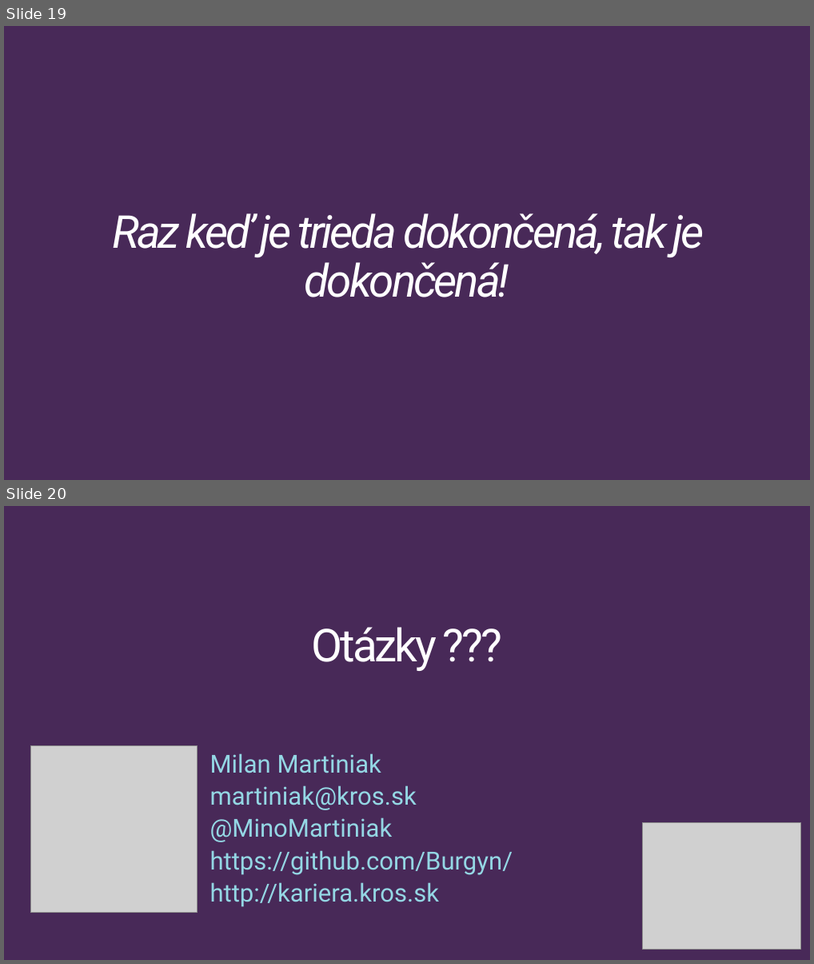
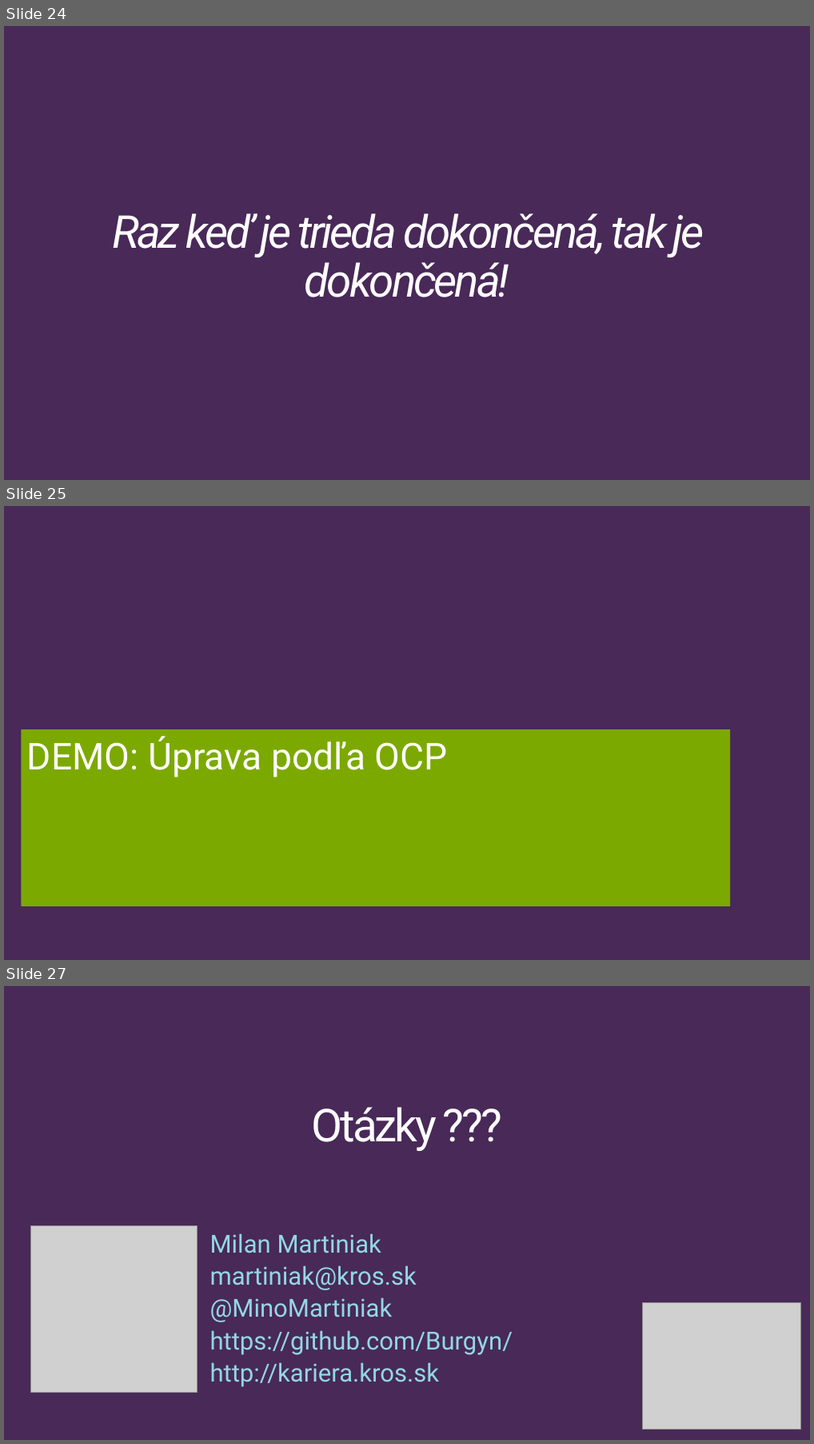
Before and after one commit to Burgyn/SOLID-Principles, a slide deck: SOLIDPrinciples.pptx. Shown one above the other, each under a label of ours: slides 19 and 20 before the commit, slides 24, 25 and 27 after it; the slides between them are not shown. The pictures are 814x964 and 814x1444 pixels, drawn with LibreOffice and Linux fonts; fonts in the diff are those of the drawing; grey boxes stand for pictures. Boxes give left, top, right and bottom in pixels: in the first picture for what was removed or moved away, otherwise in the second. Text is boxed around its words. In the diff, an @@ line names an element or a change of style, - is before the commit and + after.

```diff
--- a/SOLIDPrinciples.pptx
+++ b/SOLIDPrinciples.pptx
@@ slide 25 added at [4,506,810,960], background #482958 @@
@@ rectangle added at [21,729,730,906], fill #7CA900, 44 pt, text #FFFFFF @@
+DEMO: Úprava podľa OCP
@@ what was slide 19 is now slide 24 @@
@@ what was slide 20 is now slide 27 @@
```
Also in this commit, not shown: 6 other slides added, 1 other file.
